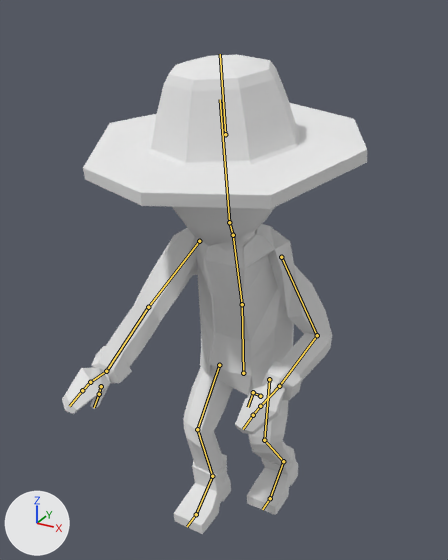
The Blender file OutofLight/Assets/Graphics/PlayerCharacter/Dave - Blend/Dave eGEN.blend as it was, and as the next commit left it.
Camera for both pictures: a 50 mm lens placed at (0.759, -1.592, 1.546), pointed at (-0.015, -0.186, 0.843). Arrows for +X, +Y and +Z are at lower left; the lights stay in place. Both versions are drawn at frame 16 of the action 'Interact'; the numbers are the values there. The bones that bend it are drawn over the model as lines.

In view in the first picture: 'Character'.
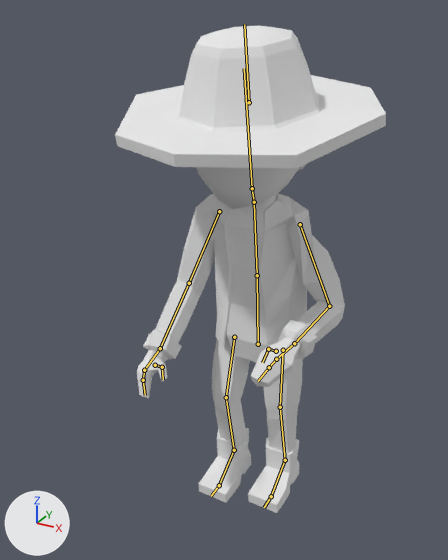
What differs and where, as boxes [x1, y1, x2, y2] in the pictures (448 x 560 px):
'Character', posed (11% narrower): before [62, 54, 367, 534]; after [115, 26, 386, 513]
bone 'Torso', root to tip: before (243, 373) to (242, 304); after (258, 344) to (257, 275)
bone 'Chest', root to tip: before (242, 304) to (233, 235); after (257, 275) to (254, 202)
bone 'Head', root to tip: before (229, 222) to (220, 99); after (252, 188) to (244, 68)
bone 'Upper Arm.R', root to tip: before (199, 241) to (148, 307); after (219, 211) to (189, 283)
bone 'Lower Arm.R', root to tip: before (148, 307) to (106, 371); after (189, 283) to (160, 348)
bone 'Hand.R', root to tip: before (106, 371) to (90, 382); after (160, 348) to (144, 370)
bone 'Thumb01.R', root to tip: before (101, 386) to (99, 394); after (155, 365) to (162, 367)
bone 'Thumb02.R', root to tip: before (99, 394) to (94, 407); after (162, 367) to (163, 379)

What the commit changed:
Bone 'Torso' (bone_torso) moves from (-0.02, -0.62, -0.95) to (-0.02, -0.14, 0.09).
Bone 'Chest' (bone_chest) turns from (17, 0, 0) to (10, 0, 0) degrees about its own x, y and z.
Bone 'Head' (bone_head) turns from (8, 0, 0) to (0, 0, 0) degrees about its own x, y and z.
Bone 'Upper Arm.R' (bone_upper_arm_r) turns from (-11, 32, 76) to (-20, 9, 21) degrees about its own x, y and z.
Bone 'Lower Arm.R' (bone_lower_arm_r) turns from (-6, -3, -4) to (-2, -4, 24) degrees about its own x, y and z.
Bone 'Hand.R' (bone_hand_r) turns from (-22, -106, 43) to (4, -38, -7) degrees about its own x, y and z.
Bone 'Thumb01.R' (bone_thumb01_r) turns from (-64, -47, -6) to (0, 0, 0) degrees about its own x, y and z.
Bone 'Thumb02.R' (bone_thumb02_r) turns from (0, 0, 0) to (-49, 13, -70) degrees about its own x, y and z.
Bone 'Leg Control.L' (bone_leg_control_l) moves from (-0.03, -0.36, -0.07) to (-0.03, -0.46, -0.07).
Bone 'Leg Control.R' (bone_leg_control_r) moves from (0.0, 1.57, 0.0) to (0.0, 0.0, 0.0).
